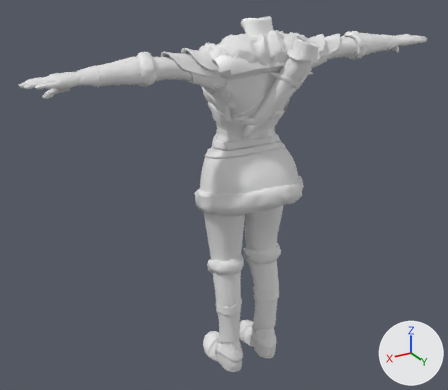
The FBX model Assets/Data/Character/Female/Liris.fbx, before and after one commit.
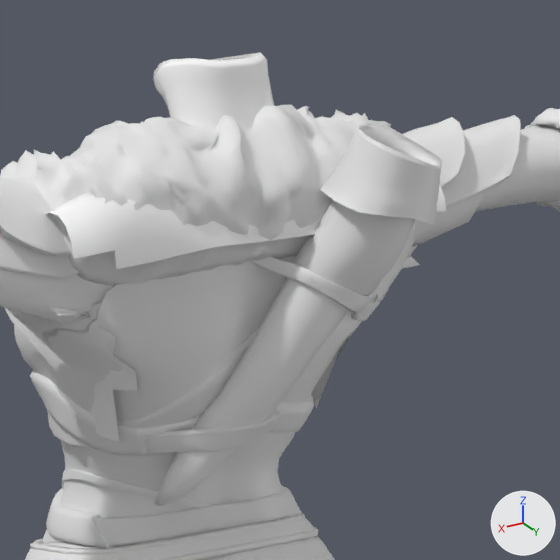
There are two pictures of each version: one whole from a 50 mm lens placed at (1.319, 1.967, 1.894), pointed at (0.084, -0.091, 0.865), one close up on the part from 44% to 78% of the width and 1% to 39% of the height. Every picture has the same lights, and +X, +Y and +Z are marked at lower right. Where no turn or scale is listed for an object, it has been applied to the vertices. Vertices at the same position are counted once.

Script lines for the objects in view, before the commit:
```python
me_mesh = bpy.data.meshes.new('Mesh')
me_mesh.from_pydata(...)  # 5550 vertices, 11101 faces; spans x -0.26..0.145, y -0.178..0.156, z 1.048..1.489
me_mesh_003 = bpy.data.meshes.new('Mesh.003')
me_mesh_003.from_pydata(...)  # 2020 vertices, 3870 faces; spans x -0.22..0.208, y -0.19..0.194, z 0.834..1.536
me_mesh_004 = bpy.data.meshes.new('Mesh.004')
me_mesh_004.from_pydata(...)  # 7056 vertices, 14109 faces; spans x -0.503..0.504, y -0.201..0.183, z 0.47..1.55
ob_clothes1 = bpy.data.objects.new('clothes1', me_mesh_004)
ob_clothes1.location = (0.0, 0.0, 0.0)
ob_clothes2 = bpy.data.objects.new('clothes2', me_mesh_003)
ob_clothes2.location = (0.0, 0.0, 0.0)
ob_ropes = bpy.data.objects.new('ropes', me_mesh)
ob_ropes.location = (0.0, 0.0, 0.0)
# also in view: 'Body' at (0.0, 0.004, 1.387); 'body1' at (0.0, -0.039, 0.976); 'hands' at (0.001, 0.011, 1.446)
```
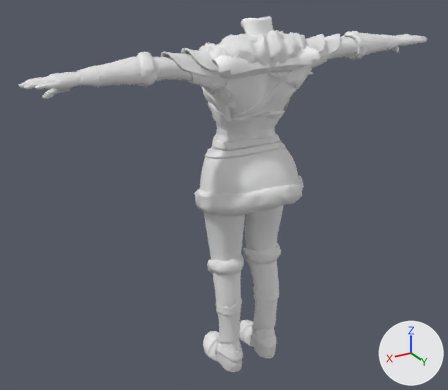
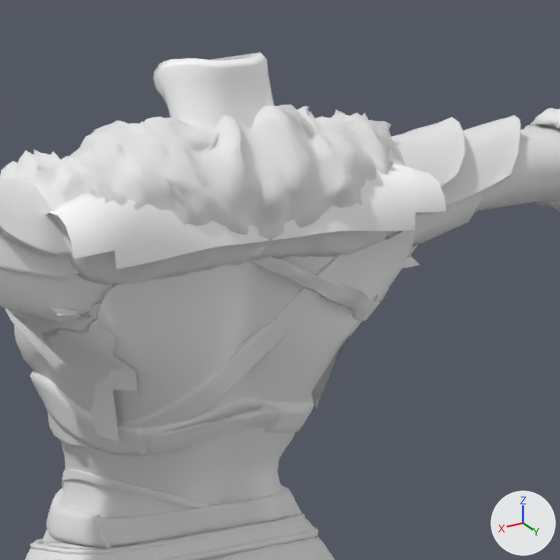
Commit message: Liris model up

The change, as a diff of the scene's bpy script:
```diff
--- a/Assets/Data/Character/Female/Liris.fbx.py
+++ b/Assets/Data/Character/Female/Liris.fbx.py
@@ me_mesh @@
 # used by ob_ropes; location = (0.0, 0.0, 0.0)
-me_mesh.from_pydata(...)  # 5550 vertices, 11101 faces; spans x -0.26..0.145, y -0.178..0.156, z 1.048..1.489
+me_mesh.from_pydata(...)  # 5550 vertices, 11101 faces; spans x -0.26..0.145, y -0.178..0.114, z 1.048..1.489
+# me_mesh part 1: 323 of 5550 vertices moved; they spanned x -0.054..0.094, y 0.056..0.123, z 1.208..1.254 and now span x -0.054..0.094, y 0.053..0.093, z 1.208..1.254; mean shift (-0.001, -0.02, 0.0); largest move (0.021, 0.107, 1.224) -> (0.019, 0.065, 1.224)
+# me_mesh part 2: 121 of 5550 vertices moved; they spanned x -0.158..-0.012, y 0.077..0.156, z 1.325..1.405 and now span x -0.16..-0.01, y 0.074..0.114, z 1.325..1.405; mean shift (-0.004, -0.027, 0.0); largest move (-0.071, 0.15, 1.378) -> (-0.081, 0.094, 1.378)
@@ me_mesh_003 @@
 me_mesh_003.from_pydata(...)  # 2020 vertices, 3870 faces; spans x -0.22..0.208, y -0.19..0.194, z 0.834..1.536
 # used by ob_clothes2; location = (0.0, 0.0, 0.0)
+# me_mesh_003 part 3: the loose piece of 360 vertices spanning x -0.171..0.098, y 0.052..0.194, z 1.155..1.536 is deleted
```

What differs and where, as boxes (x1, y1, x2, y2) in the close-ups (560 x 560 px; the box of a moved part takes in the faces that stretch with it):
'clothes2', reshaped: before (25, 123, 443, 560); after (25, 513, 335, 560)
'ropes', reshaped: before (30, 257, 391, 548); after (30, 249, 391, 548)
part 1 of me_mesh, moved or reshaped: before (145, 401, 289, 456); after (145, 397, 289, 456)
part 2 of me_mesh, moved or reshaped: (260, 257, 379, 320) in both
part 3 of me_mesh_003, deleted: before (154, 123, 443, 506)
